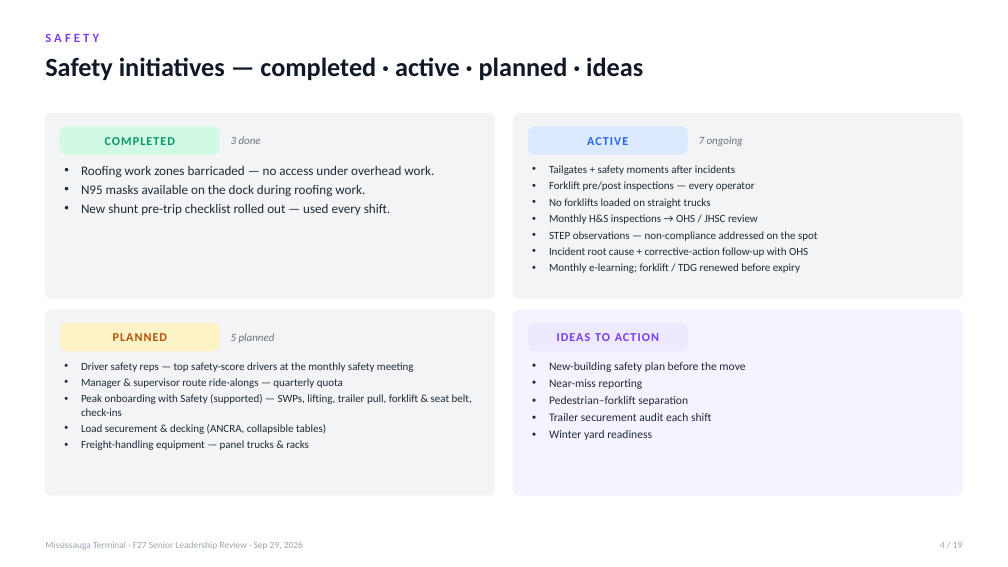
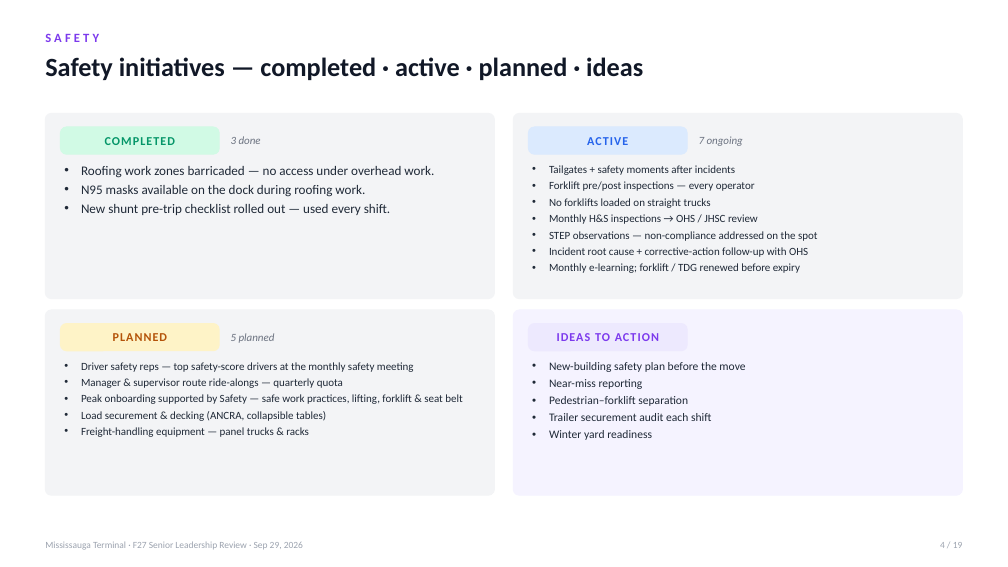
Before and after one commit to FuoriclasseX/mississauga-terminal-f26-cost-transformation-dashboard, a slide deck: slide 4 of presentation/Mississauga_F27_Leadership_Review_Sep29.pptx. Drawn at 1008x567 pixels with LibreOffice and Linux fonts; fonts in the diff are those of the drawing. Boxes give left, top, right and bottom in pixels: in the first picture for what was removed or moved away, otherwise in the second. Text is boxed around its words. In the diff, an @@ line names an element or a change of style, - is before the commit and + after.

```diff
--- a/presentation/Mississauga_F27_Leadership_Review_Sep29.pptx
+++ b/presentation/Mississauga_F27_Leadership_Review_Sep29.pptx
@@ text at [81, 394, 462, 404]: text changed @@
-• Peak onboarding with Safety (supported) — SWPs, lifting, trailer pull, forklift & seat belt, check-ins
+• Peak onboarding supported by Safety — safe work practices, lifting, forklift & seat belt
```
Also in this commit, not shown: 14 other slides changed, 1 other file.
